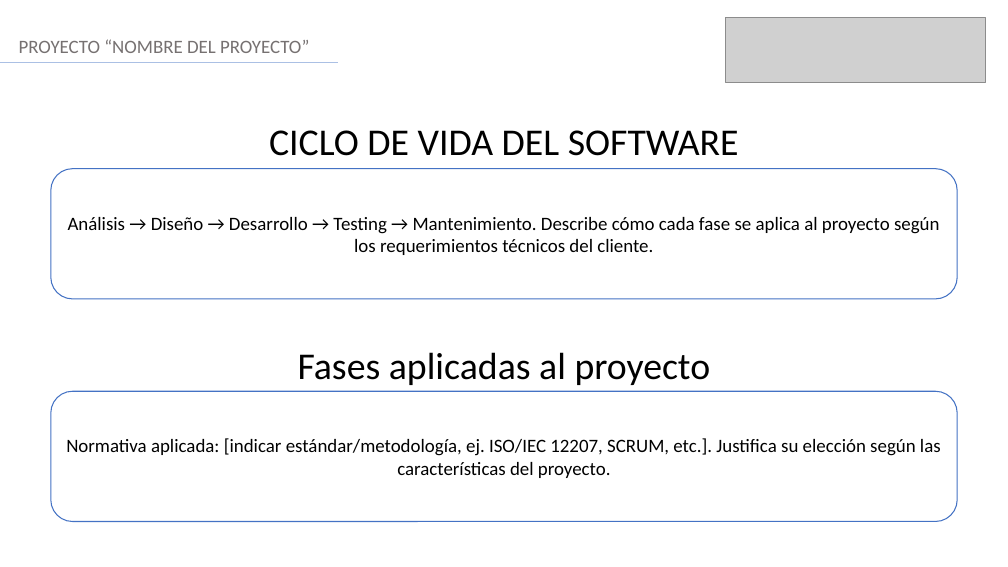
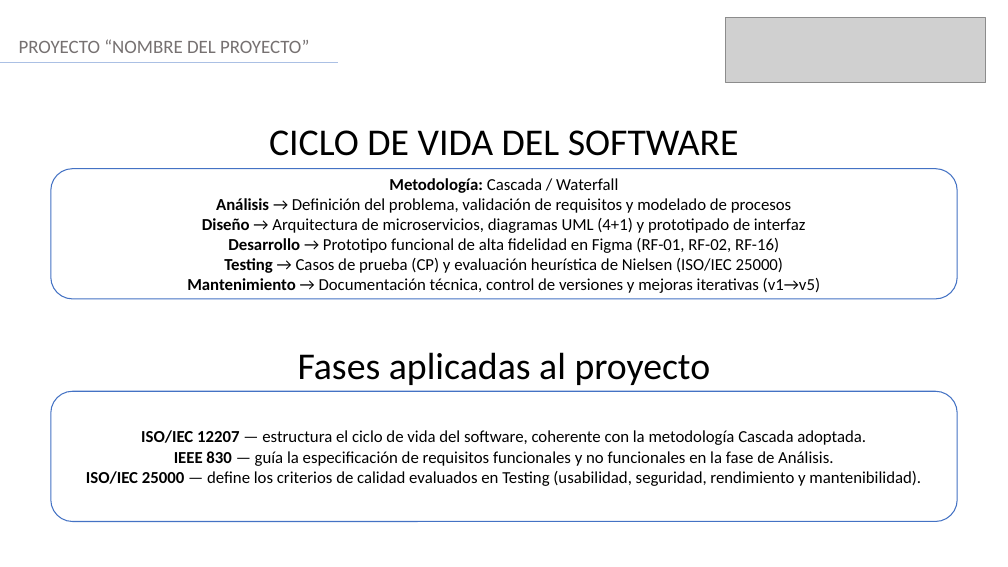
Before and after one commit to jaraantonio/RQY1102-CastilloJaraSoto-ET, a slide deck: slide 4 of 01_Presentacion_Final.ppt. Drawn at 1008x567 pixels with LibreOffice and Linux fonts; fonts in the diff are those of the drawing; grey boxes stand for pictures. Boxes give left, top, right and bottom in pixels: in the first picture for what was removed or moved away, otherwise in the second. Text is boxed around its words. In the diff, an @@ line names an element or a change of style, - is before the commit and + after.

```diff
--- a/01_Presentacion_Final.ppt
+++ b/01_Presentacion_Final.ppt
@@ text in rounded rectangle at box(187, 178, 820, 293): text changed; size 18 to 16 pt @@
-Análisis → Diseño → Desarrollo → Testing → Mantenimiento. Describe cómo cada fase se aplica al proyecto según los requerimientos técnicos del cliente.
+Metodología: Cascada / Waterfall
+Análisis → Definición del problema, validación de requisitos y modelado de procesos
+Diseño → Arquitectura de microservicios, diagramas UML (4+1) y prototipado de interfaz
+Desarrollo → Prototipo funcional de alta fidelidad en Figma (RF-01, RF-02, RF-16)
+Testing → Casos de prueba (CP) y evaluación heurística de Nielsen (ISO/IEC 25000)
+Mantenimiento → Documentación técnica, control de versiones y mejoras iterativas (v1→v5)
@@ text in rounded rectangle at box(86, 430, 921, 486): text changed; size 18 to 16 pt @@
-Normativa aplicada: [indicar estándar/metodología, ej. ISO/IEC 12207, SCRUM, etc.]. Justifica su elección según las características del proyecto.
+ISO/IEC 12207 — estructura el ciclo de vida del software, coherente con la metodología Cascada adoptada.
+IEEE 830 — guía la especificación de requisitos funcionales y no funcionales en la fase de Análisis.
+ISO/IEC 25000 — define los criterios de calidad evaluados en Testing (usabilidad, seguridad, rendimiento y mantenibilidad).
```
Also in this commit, not shown: 12 other slides changed, 7 slides added.
